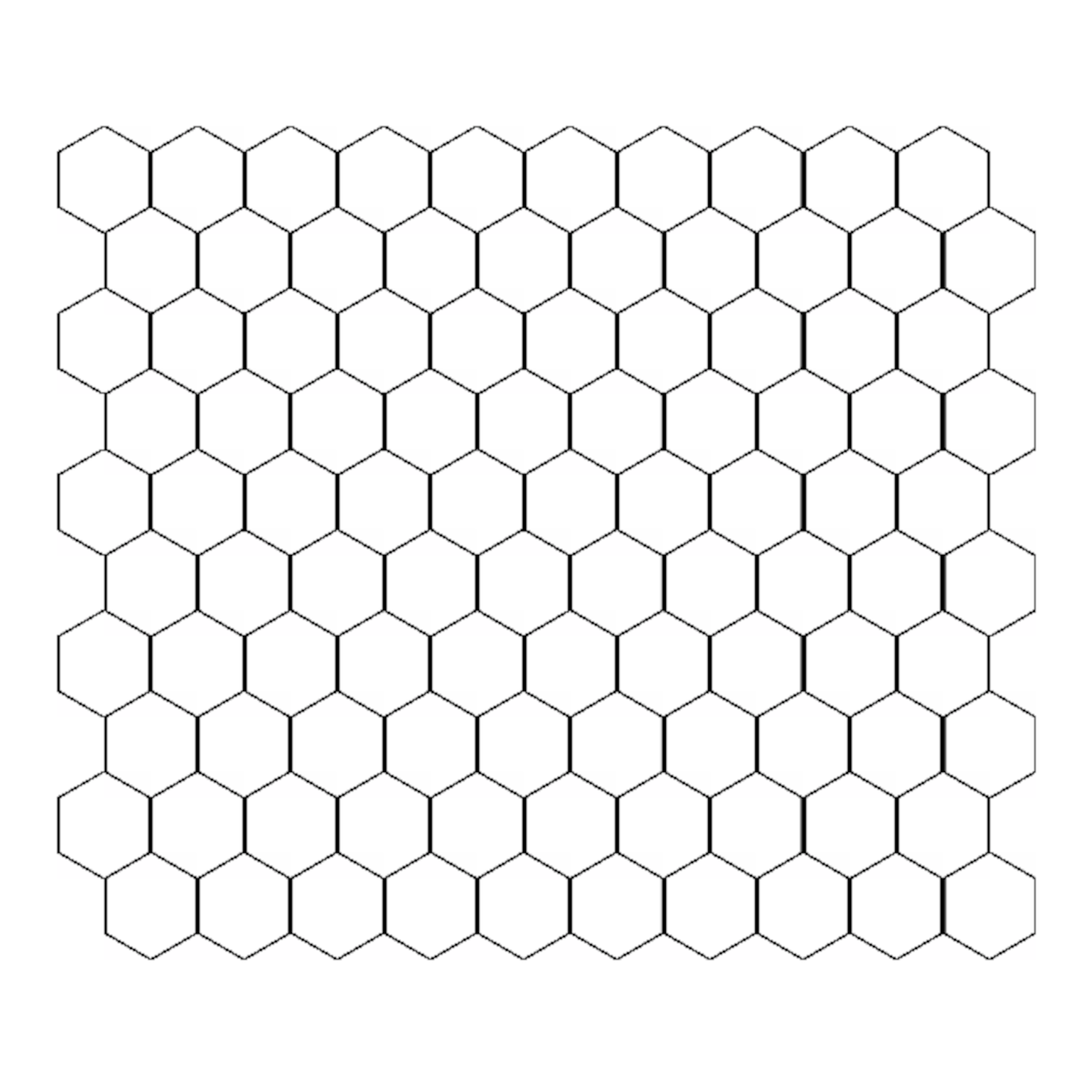
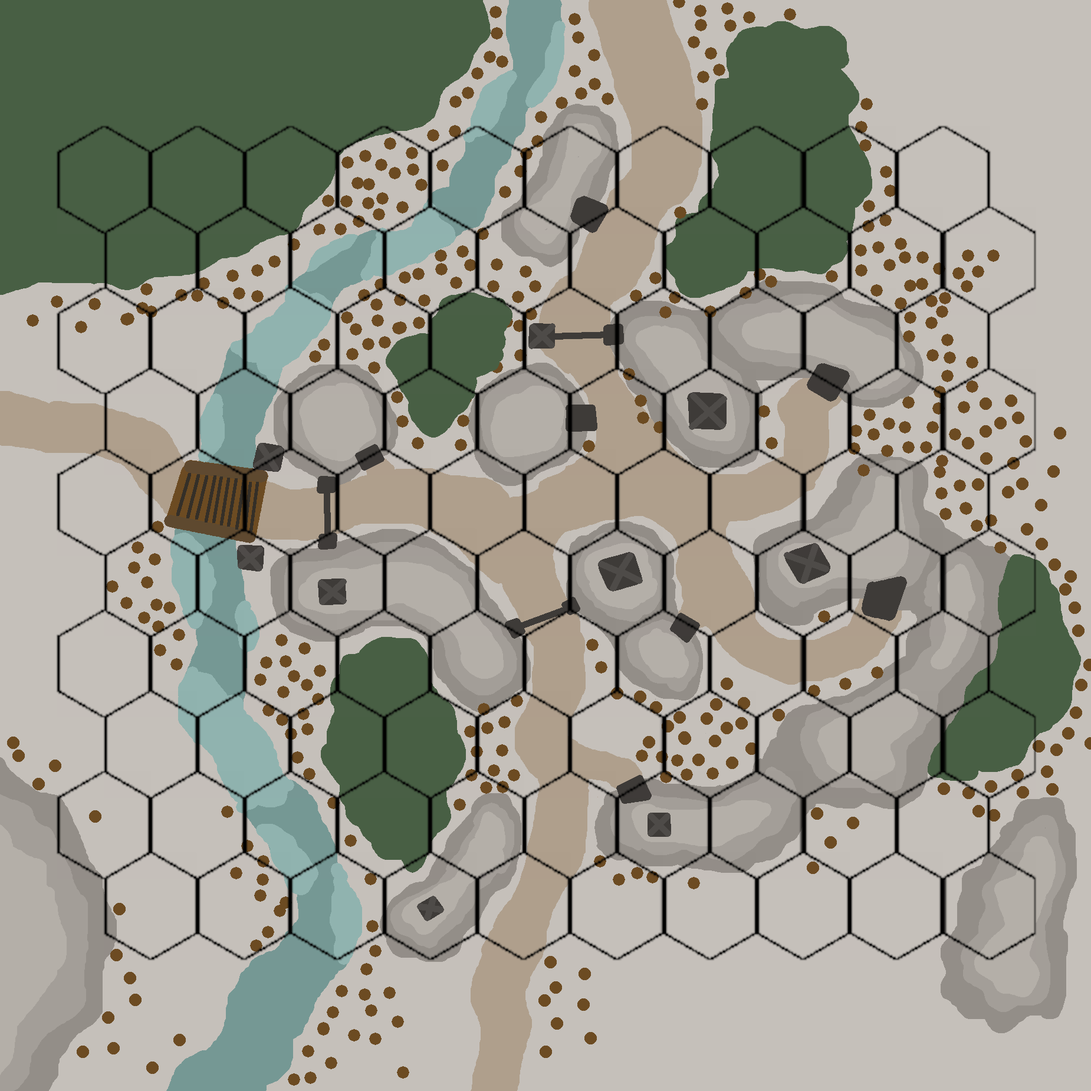
Layers edited between the first and the second 1091 × 1091 image:
painted on "ColourMap" over [0, 0, 1091, 1091]
